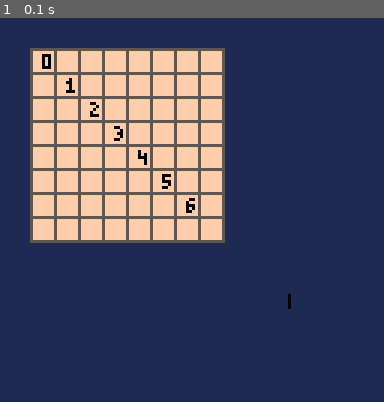
Above: before the commit, frame 1.
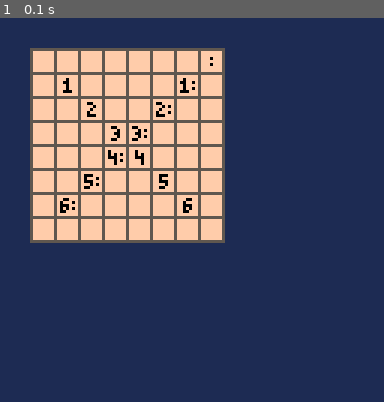
Above: after the commit, the same moment.

Repository: zommerfelds/ldjam57-p8sweeper
Game: PICO-8 cartridge p8sweeper.p8
The game is run twice, just before and just after one commit, with the same random seed, the same clock (stepped at 60 frames per second) and the same inputs.
Inputs:
- Up to frame 1 (0.1 s): no input

The runs differ from the first frame. In frame 1, 0.9% of the frame differs, in the area x 10-76%, y 9-76%.

Commit message:
Draw numbers and halves

Diff:
--- a/game.lua
+++ b/game.lua
@@ -2,6 +2,22 @@
 grid_offset_y = 10
 grid_width = 8
 grid_height = 8
+
+function draw_number(grid_x, grid_y, number)
+  local fnumber = flr(number)
+  local x = grid_offset_x + grid_x * grid_width + 3
+  local y = grid_offset_y + grid_y * grid_height + 2
+  if number == 0 then return end
+  if number == 0.5 then
+    sspr(3 * 7, 0, 1, 5, x + 1, y) -- draw the half symbol in the middle
+    return
+  end
+  if fnumber != number then
+    x -= 1
+    sspr(3 * 7, 0, 1, 5, x + 4, y) -- draw the half symbol
+  end
+  sspr(3 * fnumber, 0, 3, 5, x, y)
+end
 
 function _init()
   -- white is transparent
@@ -26,13 +42,10 @@
     end
   end
 
-  for i = 0, 10 do
+  for i = 0, 6 do
     draw_number(i, i, i)
   end
+  for i = 0, 6 do
+    draw_number(6 - i + 1, i, i + 0.5)
+  end
 end
-
-function draw_number(grid_x, grid_y, number)
-  local x = grid_offset_x + grid_x * grid_width + 4
-  local y = grid_offset_y + grid_y * grid_height + 2
-  sspr(3 * number, 0, 3, 5, x, y)
-end
--- a/p8sweeper.p8
+++ b/p8sweeper.p8
@@ -7,9 +7,9 @@
 
 __gfx__
 00070700700707700070077777777777000000000000000000000000000000000000000000000000000000000000000000000000000000000000000000000000
-07000777077007007707777777777777000000000000000000000000000000000000000000000000000000000000000000000000000000000000000000000000
+07000777077007007707707777777777000000000000000000000000000000000000000000000000000000000000000000000000000000000000000000000000
 07070770770000000000077777777777000000000000000000000000000000000000000000000000000000000000000000000000000000000000000000000000
-07070707777077077007077777777777000000000000000000000000000000000000000000000000000000000000000000000000000000000000000000000000
+07070707777077077007007777777777000000000000000000000000000000000000000000000000000000000000000000000000000000000000000000000000
 00000000000777000700777777777777000000000000000000000000000000000000000000000000000000000000000000000000000000000000000000000000
 77777777777777777777777777777777000000000000000000000000000000000000000000000000000000000000000000000000000000000000000000000000
 77777777777777777777777777777777000000000000000000000000000000000000000000000000000000000000000000000000000000000000000000000000
